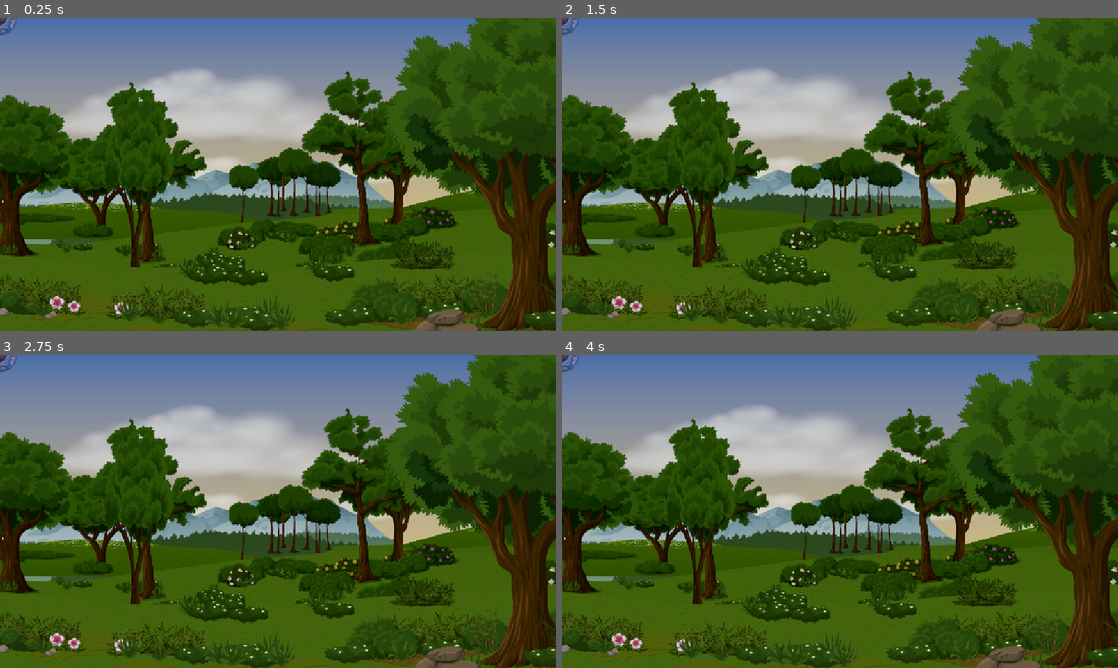
Above: before the commit, frames 1-4 (two rows, left to right).
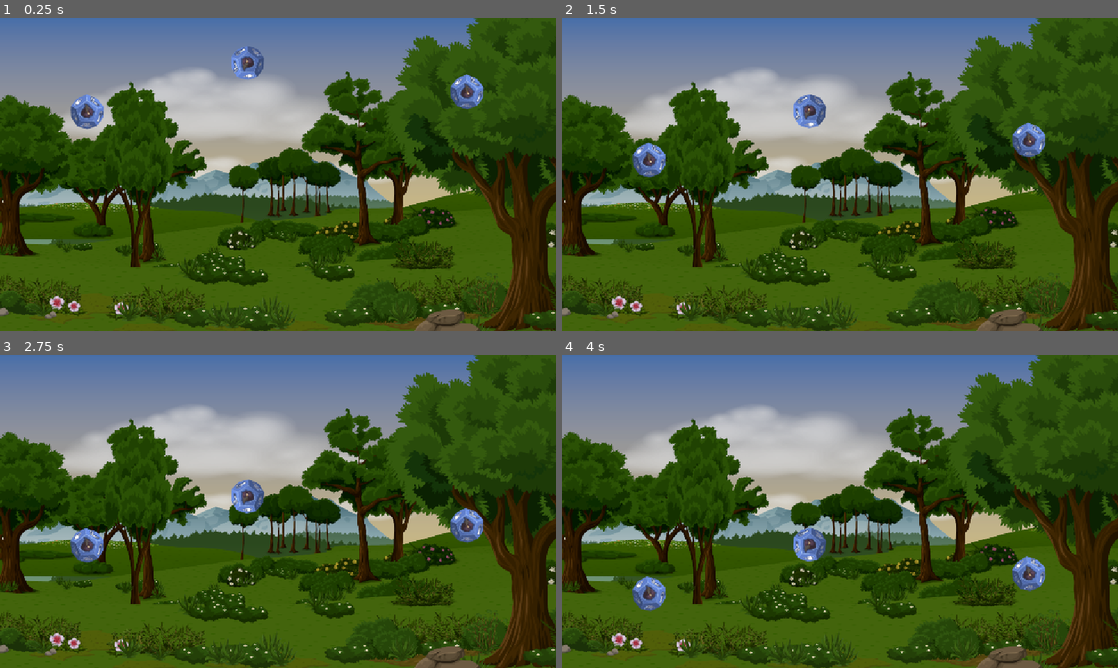
Above: after the commit, the same moments.

Repository: LHO-Developments/Godot-Projects
Game: Godot game, scene res://Scenes/Game/game.tscn
Two runs of this game, one before a commit and one after it. Both use one fixed random seed, a clock stepped at 60 frames per second and the inputs below.
Inputs:
- Up to frame 1 (0.25 s): no input
- Up to frame 2 (1.5 s): no input
- Up to frame 3 (2.75 s): no input
- Up to frame 4 (4 s): no input

The runs differ from the first frame. In frame 1, 1.6% of the frame differs, in the area x 0-88%, y 0-36%; in frame 2, 1.6%; in frame 3, 1.6%; in frame 4, 1.6%, in the area x 0-88%, y 0-82%.

Commit message:
Add spinning logic to dice

Diff:
--- /dev/null
+++ b/Dice Catcher/dicecatcher/Scenes/Dice/dice.gd
@@ -0,0 +1,16 @@
+extends Area2D
+
+class_name Dice;
+
+const SPEED: float = 80.0;
+const ROTATION_SPEED: float = 5.0;
+@onready var sprite_2d: Sprite2D = $Sprite2D;
+var rotation_dir: float = 1.0;
+
+
+func _ready() -> void:
+	if randf() < 0.5: rotation_dir *= -1;
+
+func _physics_process(delta: float) -> void:
+	position.y += delta * SPEED;
+	sprite_2d.rotate(delta * ROTATION_SPEED * rotation_dir);
--- a/Dice Catcher/dicecatcher/Scenes/Dice/dice.tscn
+++ b/Dice Catcher/dicecatcher/Scenes/Dice/dice.tscn
@@ -1,9 +1,11 @@
-[gd_scene load_steps=3 format=3 uid="uid://b5o0qdjt3akq0"]
+[gd_scene load_steps=4 format=3 uid="uid://b5o0qdjt3akq0"]
 
+[ext_resource type="Script" uid="uid://bq7741l73xot" path="res://Scenes/Dice/dice.gd" id="1_n24en"]
 [ext_resource type="Texture2D" uid="uid://6mxvwk4wy66x" path="res://Asset/Dice.png" id="1_nyboh"]
 [ext_resource type="Shape2D" uid="uid://bfaemjkert8lp" path="res://Resources/diceCollisionShape.tres" id="2_egxgj"]
 
 [node name="Dice" type="Area2D"]
+script = ExtResource("1_n24en")
 
 [node name="Sprite2D" type="Sprite2D" parent="."]
 texture = ExtResource("1_nyboh")
--- a/Dice Catcher/dicecatcher/Scenes/Game/game.tscn
+++ b/Dice Catcher/dicecatcher/Scenes/Game/game.tscn
@@ -11,3 +11,10 @@
 texture = ExtResource("1_mv0hc")
 
 [node name="Dice" parent="." instance=ExtResource("2_qxfds")]
+position = Vector2(512, 72)
+
+[node name="Dice2" parent="." instance=ExtResource("2_qxfds")]
+position = Vector2(180, 174)
+
+[node name="Dice3" parent="." instance=ExtResource("2_qxfds")]
+position = Vector2(967, 133)
Not shown, added: Dice Catcher/dicecatcher/Scenes/Dice/dice.gd.uid
